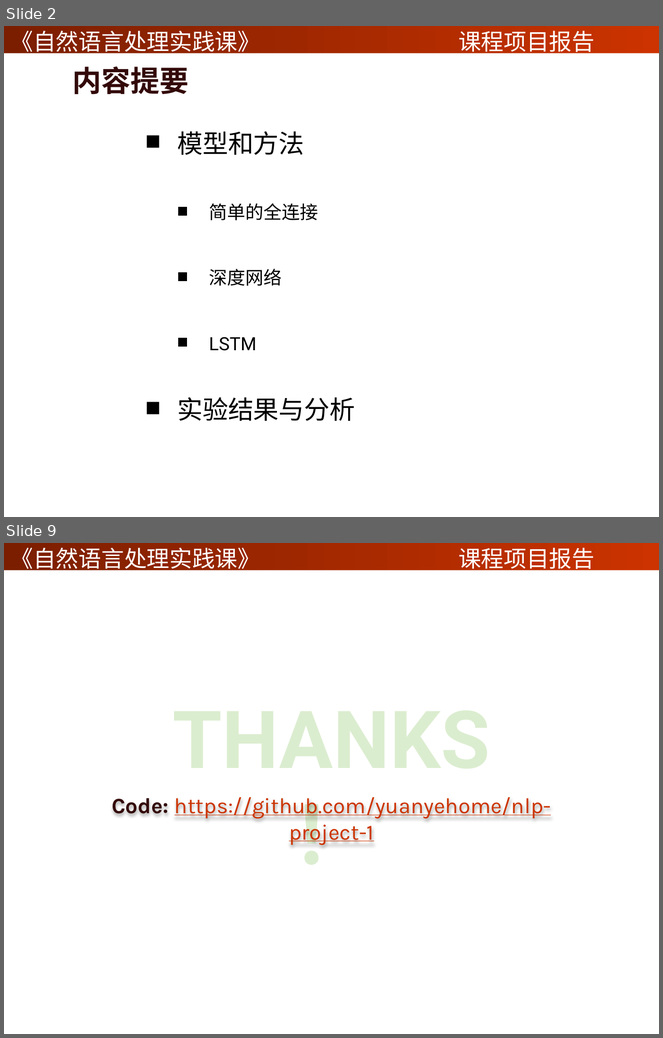
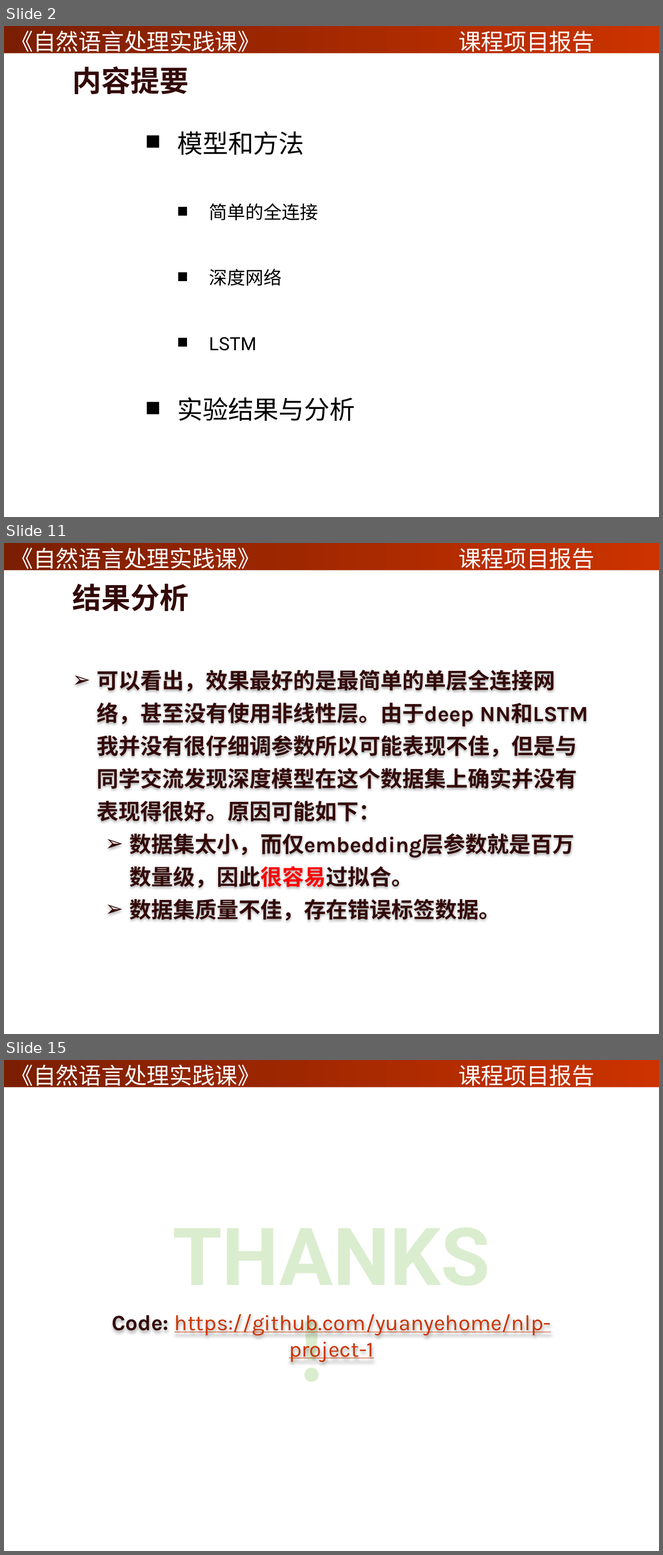
Before and after one commit to yuanyehome/nlp-project-1, a slide deck: report2.pptx. Shown one above the other, each under a label of ours: slides 2 and 9 before the commit, slides 2, 11 and 15 after it; the slides between them are not shown. The pictures are 663x1038 and 663x1555 pixels, drawn with LibreOffice and Linux fonts; fonts in the diff are those of the drawing; background and template pictures are left out. Boxes give left, top, right and bottom in pixels: in the first picture for what was removed or moved away, otherwise in the second. Text is boxed around its words. In the diff, an @@ line names an element or a change of style, - is before the commit and + after.

```diff
--- a/report2.pptx
+++ b/report2.pptx
@@ slide 11 added at box(4, 543, 659, 1034), background picture (left out); not listed: 3 template elements that a slide beside it also shows @@
@@ title added at box(73, 584, 189, 611), 32 pt, text #330909, bold @@
+结果分析
@@ text added at box(97, 670, 578, 921), 24 pt, text #330909, bold @@
+➢ 可以看出，效果最好的是最简单的单层全连接网络，甚至没有使用非线性层。由于deep NN和LSTM我并没有很仔细调参数所以可能表现不佳，但是与同学交流发现深度模型在这个数据集上确实并没有表现得很好。原因可能如下：
+  ➢ 数据集太小，而仅embedding层参数就是百万数量级，因此很容易过拟合。
+  ➢ 数据集质量不佳，存在错误标签数据。
@@ what was slide 9 is now slide 15 @@
```
Also in this commit, not shown: 6 slides changed, 5 other slides added.
